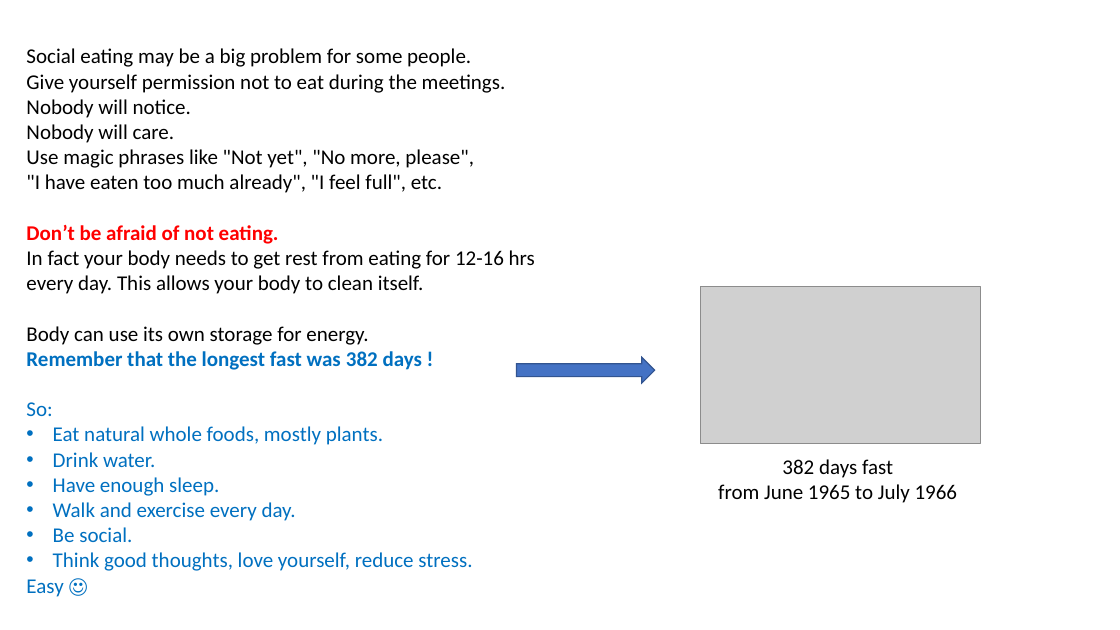
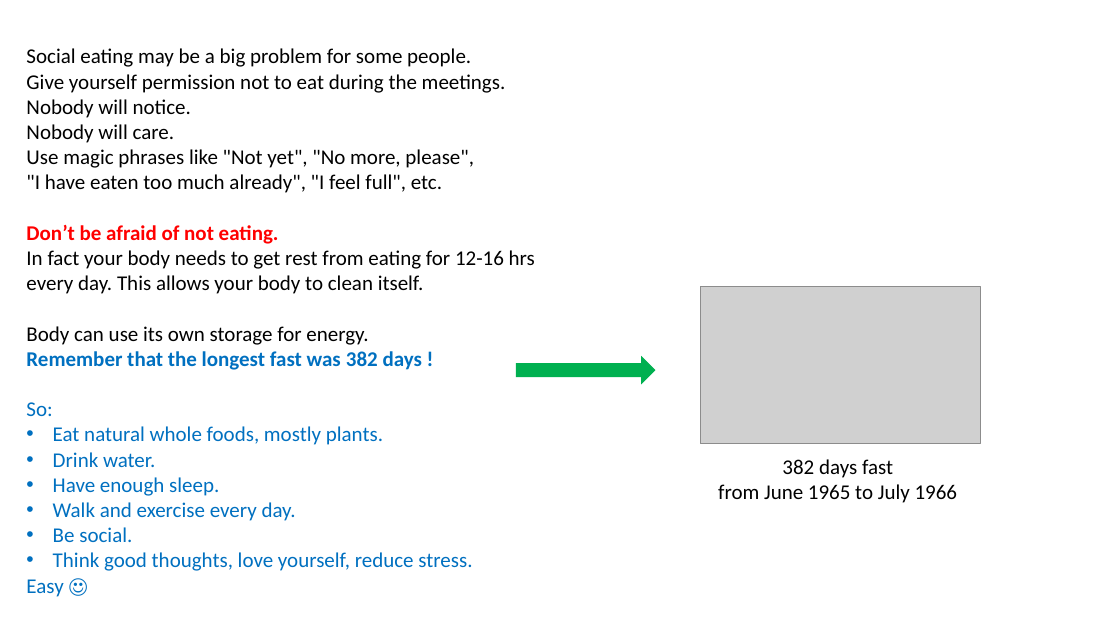
Before and after one commit to lselector/misc, a slide deck: slide 5 of _Life_Lose_Weight.pptx. Drawn at 1120x630 pixels with LibreOffice and Linux fonts; fonts in the diff are those of the drawing; grey boxes stand for pictures. Boxes give left, top, right and bottom in pixels: in the first picture for what was removed or moved away, otherwise in the second. Text is boxed around its words. In the diff, an @@ line names an element or a change of style, - is before the commit and + after.

```diff
--- a/_Life_Lose_Weight.pptx
+++ b/_Life_Lose_Weight.pptx
@@ right arrow at [517, 357, 655, 383]: fill #4472C4 to #00B050; outline #325491 1 pt to #00B050 1 pt @@
```
Also in this commit, not shown: 4 slides added.
